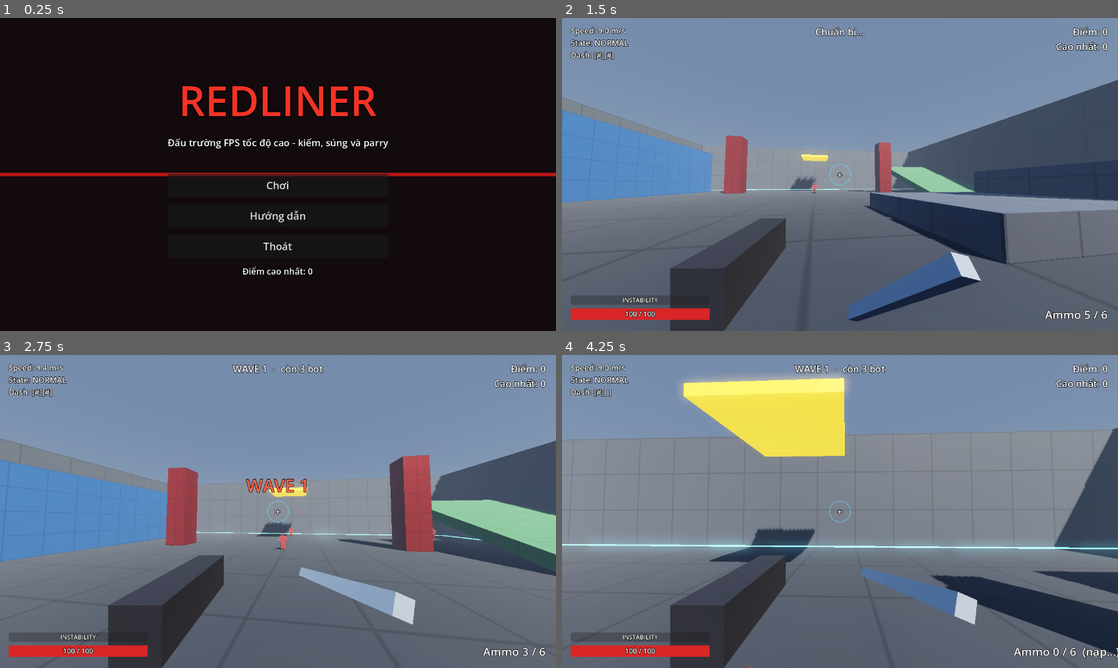
Above: before the commit, frames 1-4 (two rows, left to right).
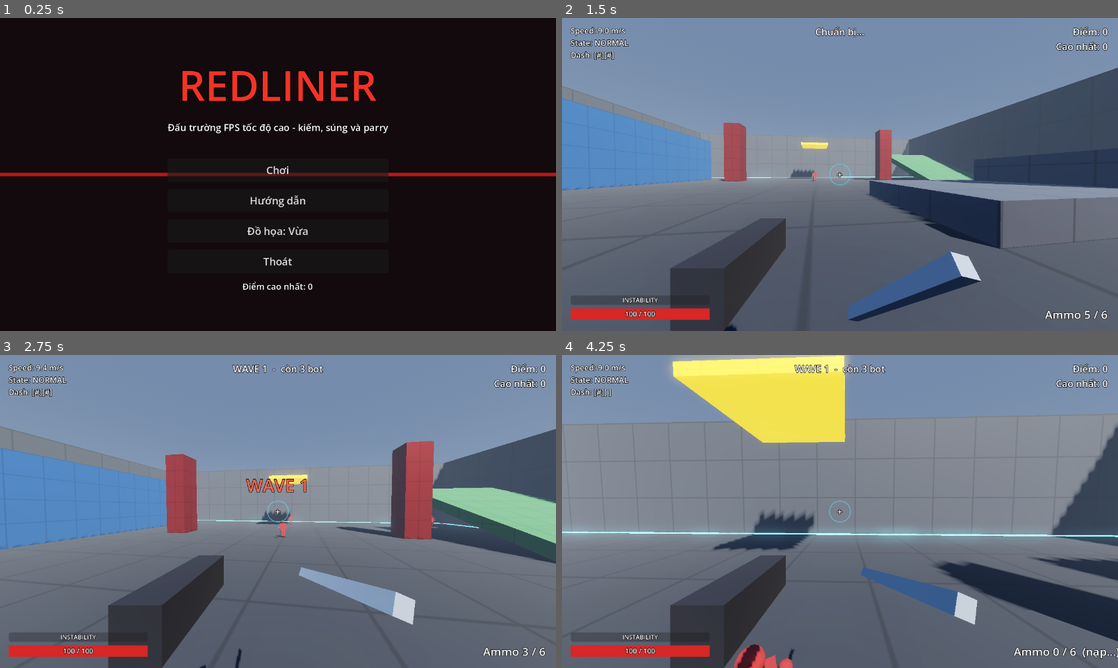
Above: after the commit, the same moments.

Repository: halo07-pixel/redliner
Game: Godot game, scene res://scenes/menu.tscn
Same seed, same stepped clock (60 frames per second), same inputs: the game is played once before the commit and once after it.
Inputs (mouse positions are in pixels of both pictures, inside the frame that each line leads up to):
- Up to frame 1 (0.25 s): no input
- Up to frame 2 (1.5 s): click "Chơi" at 0.5 s; tap Enter at 1.25 s; move the mouse to (867, 174) at 1.27 s; hold W (move_forward) from 1.28 s (still down); hold E (shoot) from 1.28 s (still down); click (867, 174) at 1.42 s
- Up to frame 3 (2.75 s): keep holding W (move_forward); tap Space (jump) at 1.52, 2.27 s; move the mouse to (250, 511) at 2.02 s; release E (shoot) at 2.03 s; click (250, 511) at 2.1 s; tap E (shoot) at 2.3 s
- Up to frame 4 (4.25 s): keep holding W (move_forward); move the mouse to (851, 505) at 2.77 s; hold E (shoot) 2.78-3.53 s; tap Shift (dash) at 2.85 s; move the mouse to (834, 517) at 3.52 s; right-click (834, 517) at 3.6 s; click (834, 517) at 3.67 s; tap Space (jump) at 3.77 s; tap E (shoot) at 3.8 s

The runs differ from the first frame. In frame 1, 3.9% of the frame differs, in the area x 30-70%, y 16-87%; in frame 2, 11%; in frame 3, 10%; in frame 4, 15%, in the area x 0-100%, y 0-100%.

Commit message:
feat(graphics): tùy chọn chất lượng đồ họa Thấp/Vừa/Cao (M6.3)
Global.QUALITY + signal quality_changed, quality.gd áp lên môi trường/đèn/viewport,
nút đổi mức ở menu chính và tạm dừng, lưu vào savegame, test_quality.
Sửa submit_score không còn ghi đè mục đồ họa.

Co-Authored-By: Claude Sonnet 5.5 <noreply@anthropic.com>
Claude-Session: https://claude.ai/code/session_011ynLRm6gcKnw9wzzKe29Zc

Diff:
--- a/scripts/arena.gd
+++ b/scripts/arena.gd
@@ -5,12 +5,15 @@
 
 const DummyScript = preload("res://scripts/enemy_dummy.gd")
 const Materials = preload("res://scripts/materials.gd")
+const Quality = preload("res://scripts/quality.gd")
 
 const HALF: float = 30.0
 const WALL_H: float = 12.0
 
 var spawn_point: Vector3 = Vector3(0.0, 0.1, 18.0)
 var dummies: Array = []
+var sun: DirectionalLight3D
+var world_env: Environment
 ## Điểm sinh bot (rải quanh đấu trường, tránh cột/bục/dốc).
 var bot_spawns: Array = [
 	Vector3(-25.0, 0.1, -26.0), Vector3(25.0, 0.1, -26.0), Vector3(0.0, 0.1, -27.0),
@@ -93,7 +96,7 @@
 
 func _build_environment() -> void:
 	var e: Dictionary = Global.ENV
-	var sun := DirectionalLight3D.new()
+	sun = DirectionalLight3D.new()
 	sun.rotation_degrees = e["sun_rotation_deg"]
 	sun.light_color = e["sun_color"]
 	sun.light_energy = e["sun_energy"]
@@ -115,6 +118,7 @@
 	sky.sky_material = sky_mat
 
 	var env := Environment.new()
+	world_env = env
 	env.background_mode = Environment.BG_SKY
 	env.sky = sky
 	env.ambient_light_source = Environment.AMBIENT_SOURCE_SKY
@@ -134,3 +138,13 @@
 	var we := WorldEnvironment.new()
 	we.environment = env
 	add_child(we)
+	Global.quality_changed.connect(_on_quality_changed)
+	_apply_quality()
+
+
+func _apply_quality() -> void:
+	Quality.apply(Global.quality, world_env, sun, get_viewport())
+
+
+func _on_quality_changed(_level: int) -> void:
+	_apply_quality()
--- a/scripts/global.gd
+++ b/scripts/global.gd
@@ -53,6 +53,15 @@
 	"ramp": {"metallic": 0.1, "roughness": 0.8, "emission": 0.0, "tile": 2.0},
 	"trim": {"metallic": 0.0, "roughness": 0.5, "emission": 2.5, "tile": 1.0},
 }
+
+## Chất lượng đồ họa (M6.3): chỉ số 0=Thấp, 1=Vừa, 2=Cao.
+const QUALITY_NAMES: Array = ["Thấp", "Vừa", "Cao"]
+const QUALITY: Array = [
+	{"shadows": false, "shadow_dist": 40.0, "cascades": 1, "ssao": false, "glow": false, "fog": false, "msaa": 0, "scale": 0.75},
+	{"shadows": true, "shadow_dist": 60.0, "cascades": 2, "ssao": false, "glow": true, "fog": true, "msaa": 0, "scale": 1.0},
+	{"shadows": true, "shadow_dist": 90.0, "cascades": 4, "ssao": true, "glow": true, "fog": true, "msaa": 2, "scale": 1.0},
+]
+const QUALITY_DEFAULT: int = 1
 
 ## Môi trường / ánh sáng (M6.1). Chỉnh tại đây, `arena.gd` chỉ đọc.
 const ENV: Dictionary = {
@@ -173,9 +182,12 @@
 }
 
 
-## Điểm cao nhất, lưu vào file để còn sau khi tắt game.
+signal quality_changed(level: int)
+
+## Điểm cao nhất + mức đồ họa, lưu vào file để còn sau khi tắt game.
 var save_path: String = "user://savegame.cfg"
 var high_score: int = 0
+var quality: int = QUALITY_DEFAULT
 
 
 func _ready() -> void:
@@ -185,11 +197,34 @@
 
 func load_save() -> void:
 	high_score = 0
+	quality = QUALITY_DEFAULT
 	if not FileAccess.file_exists(save_path):
 		return
 	var cf := ConfigFile.new()
 	if cf.load(save_path) == OK:
 		high_score = int(cf.get_value("progress", "high_score", 0))
+		quality = clampi(int(cf.get_value("graphics", "quality", QUALITY_DEFAULT)), 0, QUALITY.size() - 1)
+
+
+func _write_save() -> void:
+	var cf := ConfigFile.new()
+	cf.set_value("progress", "high_score", high_score)
+	cf.set_value("graphics", "quality", quality)
+	cf.save(save_path)
+
+
+## Đổi mức đồ họa: lưu và phát Signal để arena áp dụng (call down, signal up).
+func set_quality(level: int) -> void:
+	level = clampi(level, 0, QUALITY.size() - 1)
+	if level == quality:
+		return
+	quality = level
+	_write_save()
+	quality_changed.emit(quality)
+
+
+func cycle_quality() -> void:
+	set_quality((quality + 1) % QUALITY.size())
 
 
 ## Trả về true nếu phá kỷ lục (và đã lưu).
@@ -197,9 +232,7 @@
 	if value <= high_score:
 		return false
 	high_score = value
-	var cf := ConfigFile.new()
-	cf.set_value("progress", "high_score", high_score)
-	cf.save(save_path)
+	_write_save()
 	return true
 
 
--- a/scripts/menu.gd
+++ b/scripts/menu.gd
@@ -6,6 +6,7 @@
 
 var play_button: Button
 var help_button: Button
+var quality_button: Button
 var quit_button: Button
 var help_panel: Control
 
@@ -34,8 +35,9 @@
 	box.add_child(spacer)
 	play_button = UIKit.button("Chơi")
 	help_button = UIKit.button("Hướng dẫn")
+	quality_button = UIKit.quality_button()
 	quit_button = UIKit.button("Thoát")
-	for b in [play_button, help_button, quit_button]:
+	for b in [play_button, help_button, quality_button, quit_button]:
 		box.add_child(b)
 	box.add_child(UIKit.label("Điểm cao nhất: %d" % Global.high_score, 20))
 	play_button.pressed.connect(_on_play)
--- a/scripts/pause_menu.gd
+++ b/scripts/pause_menu.gd
@@ -7,6 +7,7 @@
 const UIKit = preload("res://scripts/ui_kit.gd")
 
 var resume_button: Button
+var quality_button: Button
 var menu_button: Button
 
 
@@ -21,8 +22,10 @@
 	var box := UIKit.center_box(dim, 16)
 	box.add_child(UIKit.title("TẠM DỪNG", 72, Color.WHITE))
 	resume_button = UIKit.button("Tiếp tục")
+	quality_button = UIKit.quality_button()
 	menu_button = UIKit.button("Về menu")
 	box.add_child(resume_button)
+	box.add_child(quality_button)
 	box.add_child(menu_button)
 	resume_button.pressed.connect(func(): resume_requested.emit())
 	menu_button.pressed.connect(func(): menu_requested.emit())
--- /dev/null
+++ b/scripts/quality.gd
@@ -0,0 +1,23 @@
+extends RefCounted
+## Áp một mức đồ họa (Global.QUALITY[level]) lên môi trường, mặt trời và viewport.
+## Chỉ chỉnh hiển thị, không đụng vật lý hay logic game.
+
+static func apply(level: int, env: Environment, sun: DirectionalLight3D, vp: Viewport) -> void:
+	var q: Dictionary = Global.QUALITY[clampi(level, 0, Global.QUALITY.size() - 1)]
+	var shadow_modes: Array = [
+		DirectionalLight3D.SHADOW_ORTHOGONAL,
+		DirectionalLight3D.SHADOW_PARALLEL_2_SPLITS,
+		DirectionalLight3D.SHADOW_PARALLEL_4_SPLITS,
+	]
+	if sun != null:
+		sun.shadow_enabled = q["shadows"]
+		sun.directional_shadow_mode = shadow_modes[[1, 2, 4].find(int(q["cascades"]))]
+		sun.directional_shadow_max_distance = q["shadow_dist"]
+	if env != null:
+		env.ssao_enabled = q["ssao"]
+		env.glow_enabled = q["glow"]
+		env.fog_enabled = q["fog"]
+	if vp != null:
+		var msaa: Array = [Viewport.MSAA_DISABLED, Viewport.MSAA_2X, Viewport.MSAA_4X]
+		vp.msaa_3d = msaa[[0, 2, 4].find(int(q["msaa"]))]
+		vp.scaling_3d_scale = q["scale"]
--- a/scripts/ui_kit.gd
+++ b/scripts/ui_kit.gd
@@ -41,3 +41,14 @@
 	box.alignment = BoxContainer.ALIGNMENT_CENTER
 	center.add_child(box)
 	return box
+
+
+## Nút xoay vòng mức đồ họa Thấp/Vừa/Cao; chữ tự cập nhật theo Global.quality.
+static func quality_button() -> Button:
+	var b := button("")
+	var refresh := func(): b.text = "Đồ họa: %s" % Global.QUALITY_NAMES[Global.quality]
+	refresh.call()
+	b.pressed.connect(func():
+		Global.cycle_quality()
+		refresh.call())
+	return b
--- /dev/null
+++ b/tools/screenshots/shoot_quality.gd
@@ -0,0 +1,40 @@
+extends SceneTree
+## Chụp tổng quan đấu trường ở 3 mức đồ họa (cần cửa sổ, ví dụ dưới Xvfb):
+##   xvfb-run -a -s "-screen 0 1280x720x24" godot --path . -s tools/screenshots/shoot_quality.gd -- docs/screenshots
+
+var out_dir: String = "docs/screenshots"
+
+
+func _initialize() -> void:
+	_run()
+
+
+func _run() -> void:
+	var args := OS.get_cmdline_user_args()
+	if args.size() > 0:
+		out_dir = args[0]
+	DirAccess.make_dir_recursive_absolute(out_dir)
+	var g: Node = root.get_node("Global")
+	g.save_path = "user://shoot_quality.cfg" # không đụng file lưu thật
+	var main: Node3D = load("res://scenes/main.tscn").instantiate()
+	main.autostart_waves = false
+	root.add_child(main)
+	for i in 5:
+		await physics_frame
+	var cam := Camera3D.new()
+	cam.fov = 70.0
+	root.add_child(cam)
+	cam.global_position = Vector3(0.0, 30.0, 40.0)
+	cam.look_at(Vector3(0.0, 2.0, -6.0))
+	cam.make_current()
+	for level in [0, 1, 2]:
+		g.set_quality(level)
+		for i in 5:
+			await physics_frame
+		await RenderingServer.frame_post_draw
+		var img: Image = root.get_viewport().get_texture().get_image()
+		var path := "%s/m6_3_chat_luong_%s.png" % [out_dir, ["thap", "vua", "cao"][level]]
+		img.save_png(path)
+		print("saved ", path, " ", img.get_size())
+	DirAccess.remove_absolute(ProjectSettings.globalize_path(g.save_path))
+	quit()
--- /dev/null
+++ b/tools/tests/test_quality.gd
@@ -0,0 +1,71 @@
+extends SceneTree
+## Test headless M6.3: 3 mức đồ họa áp đúng lên môi trường/đèn/viewport, đổi mức qua Signal, lưu và tải lại.
+##   timeout 120 godot --headless --path . -s tools/tests/test_quality.gd
+
+var failures: int = 0
+
+
+func _check(cond: bool, msg: String) -> void:
+	if cond:
+		print("  PASS  ", msg)
+	else:
+		failures += 1
+		printerr("  FAIL  ", msg)
+
+
+func _initialize() -> void:
+	_run()
+
+
+func _run() -> void:
+	await process_frame
+	var g: Node = root.get_node("Global")
+	var UIKit = load("res://scripts/ui_kit.gd")
+	g.save_path = "user://test_quality.cfg"
+	DirAccess.remove_absolute(ProjectSettings.globalize_path(g.save_path))
+	g.load_save()
+	_check(g.quality == Global.QUALITY_DEFAULT, "mặc định là Vừa")
+	_check(Global.QUALITY.size() == 3 and Global.QUALITY_NAMES.size() == 3, "có đúng 3 mức")
+
+	var arena: Node3D = load("res://scripts/arena.gd").new()
+	root.add_child(arena)
+	await process_frame
+	var env: Environment = arena.world_env
+	var sun: DirectionalLight3D = arena.sun
+	_check(sun.shadow_enabled and sun.directional_shadow_mode == DirectionalLight3D.SHADOW_PARALLEL_2_SPLITS, "Vừa: bóng 2 cascade")
+	_check(env.glow_enabled and env.fog_enabled and not env.ssao_enabled, "Vừa: glow+fog, không SSAO")
+
+	g.set_quality(0)
+	_check(not sun.shadow_enabled, "Thấp: tắt bóng")
+	_check(not env.glow_enabled and not env.fog_enabled and not env.ssao_enabled, "Thấp: tắt glow/fog/SSAO")
+	_check(is_equal_approx(root.scaling_3d_scale, 0.75) and root.msaa_3d == Viewport.MSAA_DISABLED, "Thấp: scale 0.75, không MSAA")
+
+	g.set_quality(2)
+	_check(sun.shadow_enabled and sun.directional_shadow_mode == DirectionalLight3D.SHADOW_PARALLEL_4_SPLITS, "Cao: bóng 4 cascade")
+	_check(env.ssao_enabled and env.glow_enabled and env.fog_enabled, "Cao: bật SSAO/glow/fog")
+	_check(root.msaa_3d == Viewport.MSAA_2X and is_equal_approx(root.scaling_3d_scale, 1.0), "Cao: MSAA 2x, scale 1.0")
+	_check(sun.directional_shadow_max_distance > Global.QUALITY[0]["shadow_dist"], "Cao: tầm bóng xa hơn Thấp")
+
+	g.set_quality(99)
+	_check(g.quality == 2, "mức ngoài phạm vi bị kẹp về Cao")
+
+	# Lưu & tải lại, và điểm cao không làm mất mức đồ họa
+	g.set_quality(0)
+	g.submit_score(500)
+	g.quality = 1
+	g.high_score = 0
+	g.load_save()
+	_check(g.quality == 0 and g.high_score == 500, "lưu/tải lại giữ cả mức đồ họa lẫn điểm cao")
+
+	# Nút xoay vòng
+	var b: Button = UIKit.quality_button()
+	_check(b.text == "Đồ họa: Thấp", "nút hiện mức hiện tại")
+	b.pressed.emit()
+	_check(g.quality == 1 and b.text == "Đồ họa: Vừa", "bấm nút: Thấp -> Vừa, chữ cập nhật")
+	b.pressed.emit()
+	b.pressed.emit()
+	_check(g.quality == 0, "xoay vòng Cao -> Thấp")
+
+	DirAccess.remove_absolute(ProjectSettings.globalize_path(g.save_path))
+	print("---- ", "TẤT CẢ ĐẠT" if failures == 0 else "%d LỖI" % failures)
+	quit(1 if failures > 0 else 0)
Not shown, added: docs/screenshots/m6_2_1_arena_tong_quan.png.import
Not shown, added: docs/screenshots/m6_2_3_wallrun.png.import
Not shown, added: docs/screenshots/m6_2_4_grapple.png.import
Binary file added: docs/screenshots/m6_3_chat_luong_cao.png
Binary file added: docs/screenshots/m6_3_chat_luong_thap.png
Binary file added: docs/screenshots/m6_3_chat_luong_vua.png
Not shown, added: scripts/quality.gd.uid
Not shown, added: tools/tests/test_quality.gd.uid
Not shown, changed: docs/HANDOFF.md
